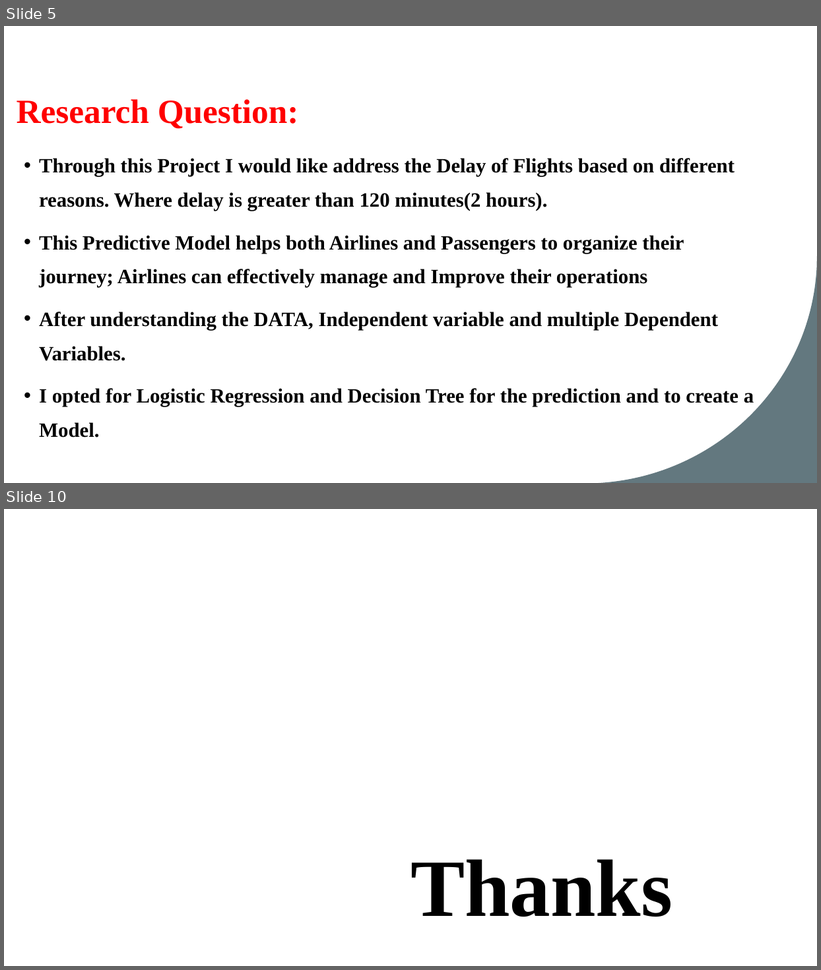
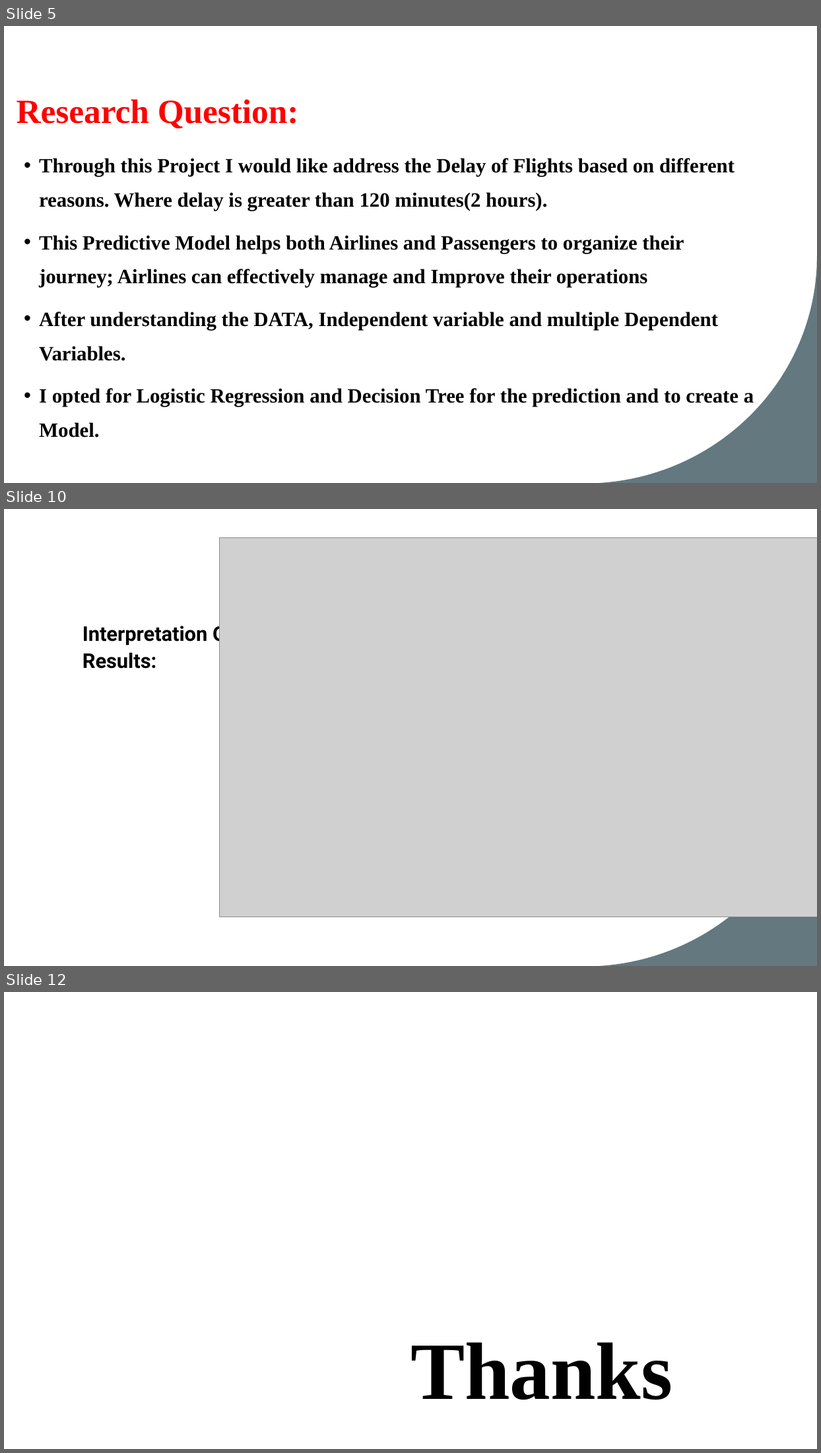
Before and after one commit to vinay-polanki/ATC_R_Project, a slide deck: Atc & Visualisation.pptx. Shown one above the other, each under a label of ours: slides 5 and 10 before the commit, slides 5, 10 and 12 after it; the slides between them are not shown. The pictures are 821x970 and 821x1453 pixels, drawn with LibreOffice and Linux fonts; fonts in the diff are those of the drawing; grey boxes stand for pictures; background and template pictures are left out. Boxes give left, top, right and bottom in pixels: in the first picture for what was removed or moved away, otherwise in the second. Text is boxed around its words. In the diff, an @@ line names an element or a change of style, - is before the commit and + after.

```diff
--- a/Atc & Visualisation.pptx
+++ b/Atc & Visualisation.pptx
@@ slide 10 added at (x1=4, y1=509, x2=817, y2=966), background #FFFFFF @@
@@ rectangle added at (x1=4, y1=509, x2=817, y2=966), fill #FFFFFF @@
@@ picture added at (x1=219, y1=537, x2=817, y2=918) @@
@@ text added at (x1=83, y1=623, x2=234, y2=669), 24 pt, text #000000, bold @@
+Interpretation Of Results:
@@ freeform shape added at (x1=591, y1=739, x2=817, y2=966), fill #63787F @@
@@ what was slide 10 is now slide 12 @@
```
Also in this commit, not shown: 4 slides changed, 2 other slides added, 1 slide removed, 1 other file.
